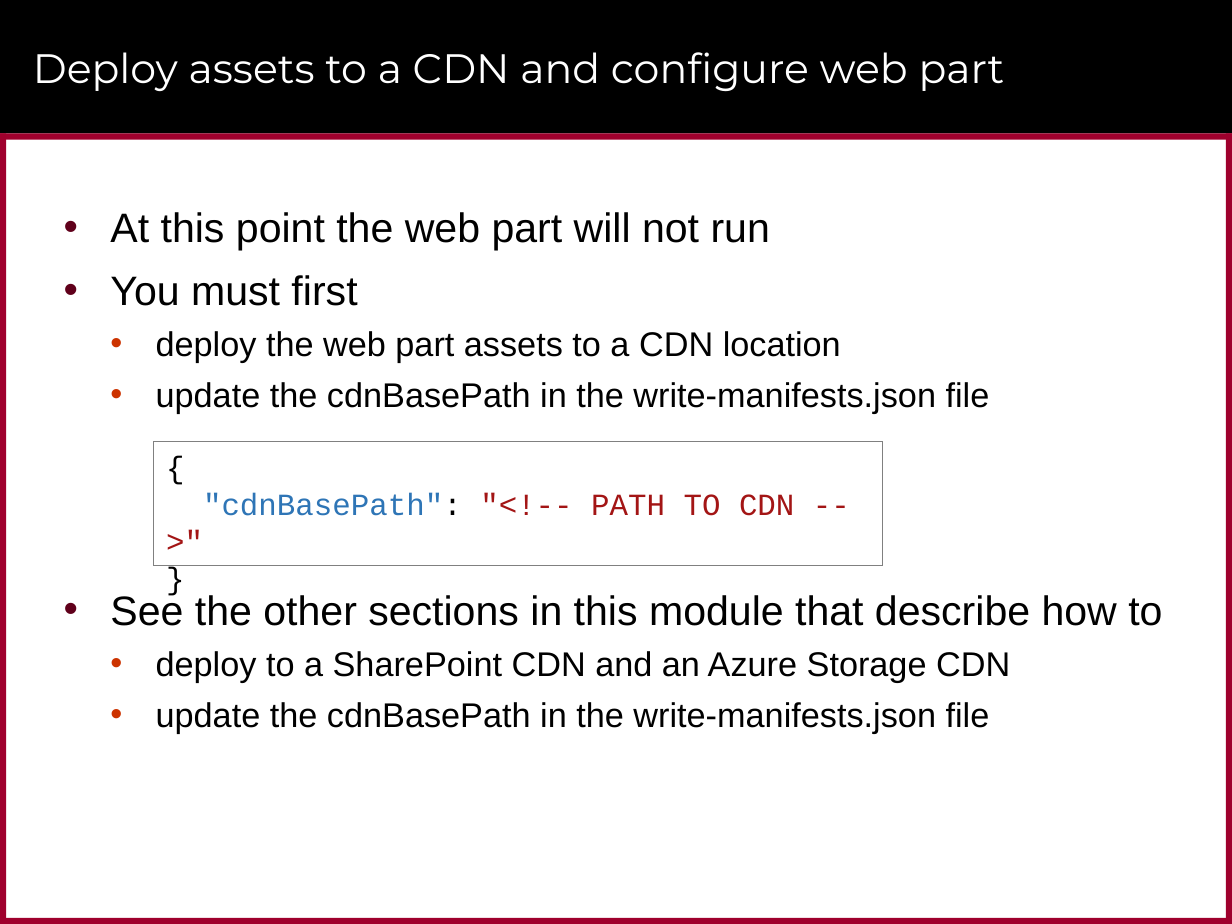
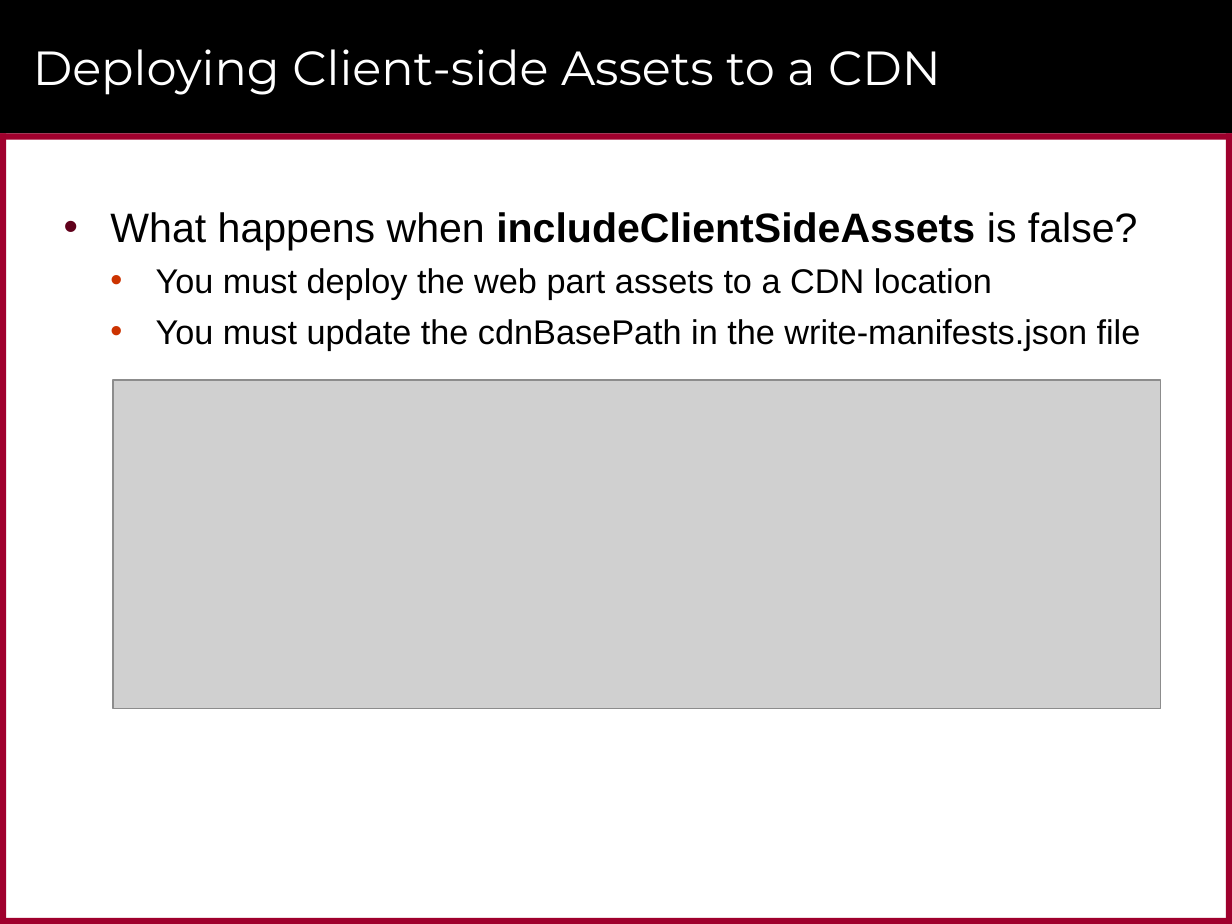
Before and after one commit to CriticalPathTraining/MSD365_Courseware, a slide deck: slide 21 of 06 PackagingAndDeployment.pptx (slide 20 before the commit). Drawn at 1232x924 pixels with LibreOffice and Linux fonts; fonts in the diff are those of the drawing; grey boxes stand for pictures; background and template pictures are left out. Boxes give left, top, right and bottom in pixels: in the first picture for what was removed or moved away, otherwise in the second. Text is boxed around its words. In the diff, an @@ line names an element or a change of style, - is before the commit and + after.

```diff
--- a/06 PackagingAndDeployment.pptx
+++ b/06 PackagingAndDeployment.pptx
@@ title at bbox=[33, 49, 941, 95]: text changed; size 24 to 28 pt @@
-Deploy assets to a CDN and configure web part
+Deploying Client-side Assets to a CDN
@@ text at bbox=[110, 212, 1141, 351]: text changed @@
-• At this point the web part will not run
-• You must first
-  • deploy the web part assets to a CDN location
-  • update the cdnBasePath in the write-manifests.json file
-• See the other sections in this module that describe how to
-  • deploy to a SharePoint CDN and an Azure Storage CDN
-  • update the cdnBasePath in the write-manifests.json file
+• What happens when includeClientSideAssets is false?
+  • You must deploy the web part assets to a CDN location
+  • You must update the cdnBasePath in the write-manifests.json file
@@ picture added at bbox=[113, 379, 1162, 708] @@
@@ rectangle removed at bbox=[154, 441, 883, 565] @@
-{
-"cdnBasePath": "<!-- PATH TO CDN -->"
-}
```
Also in this commit, not shown: 9 other slides changed, 2 slides added, 10 slides removed, 11 other files.
